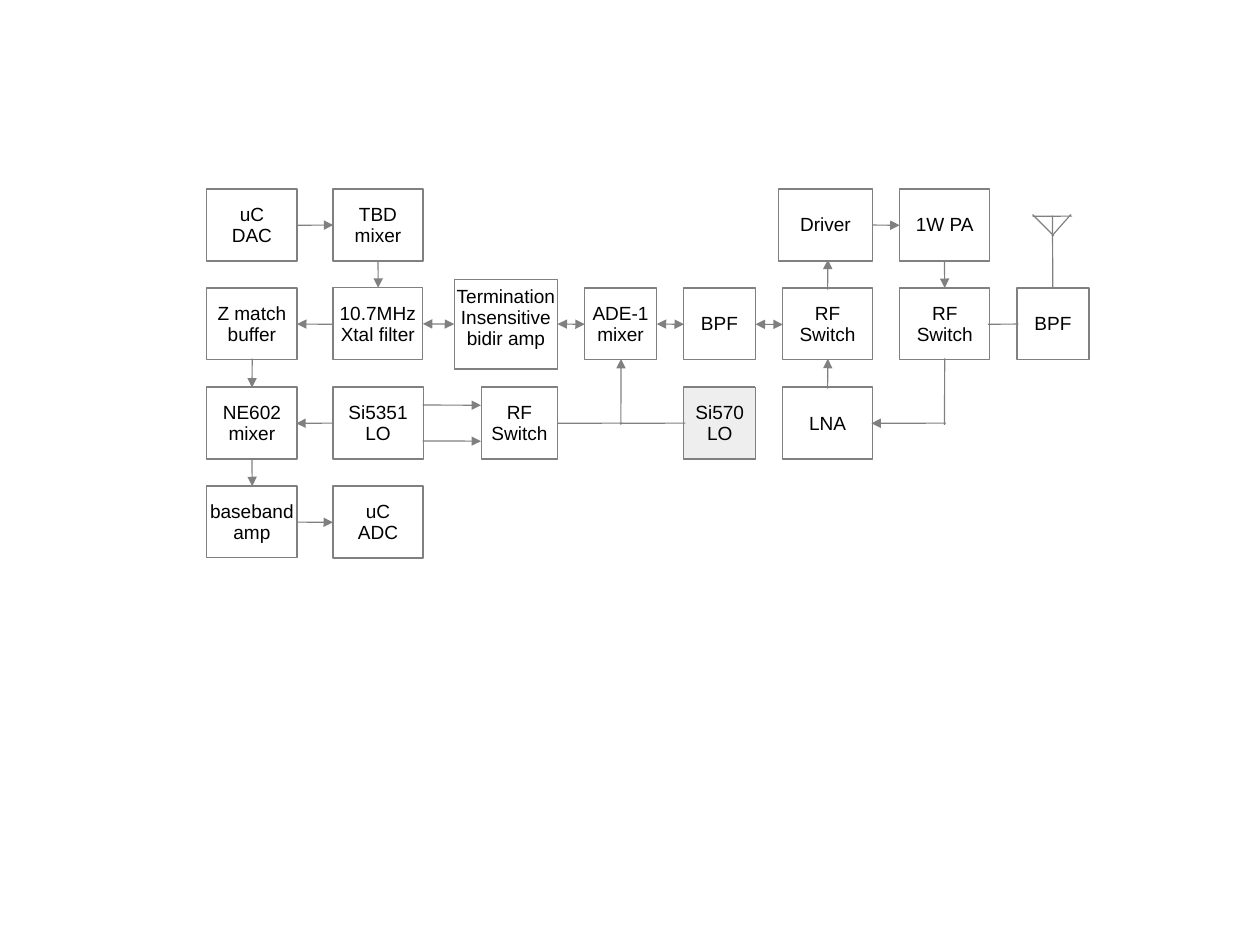
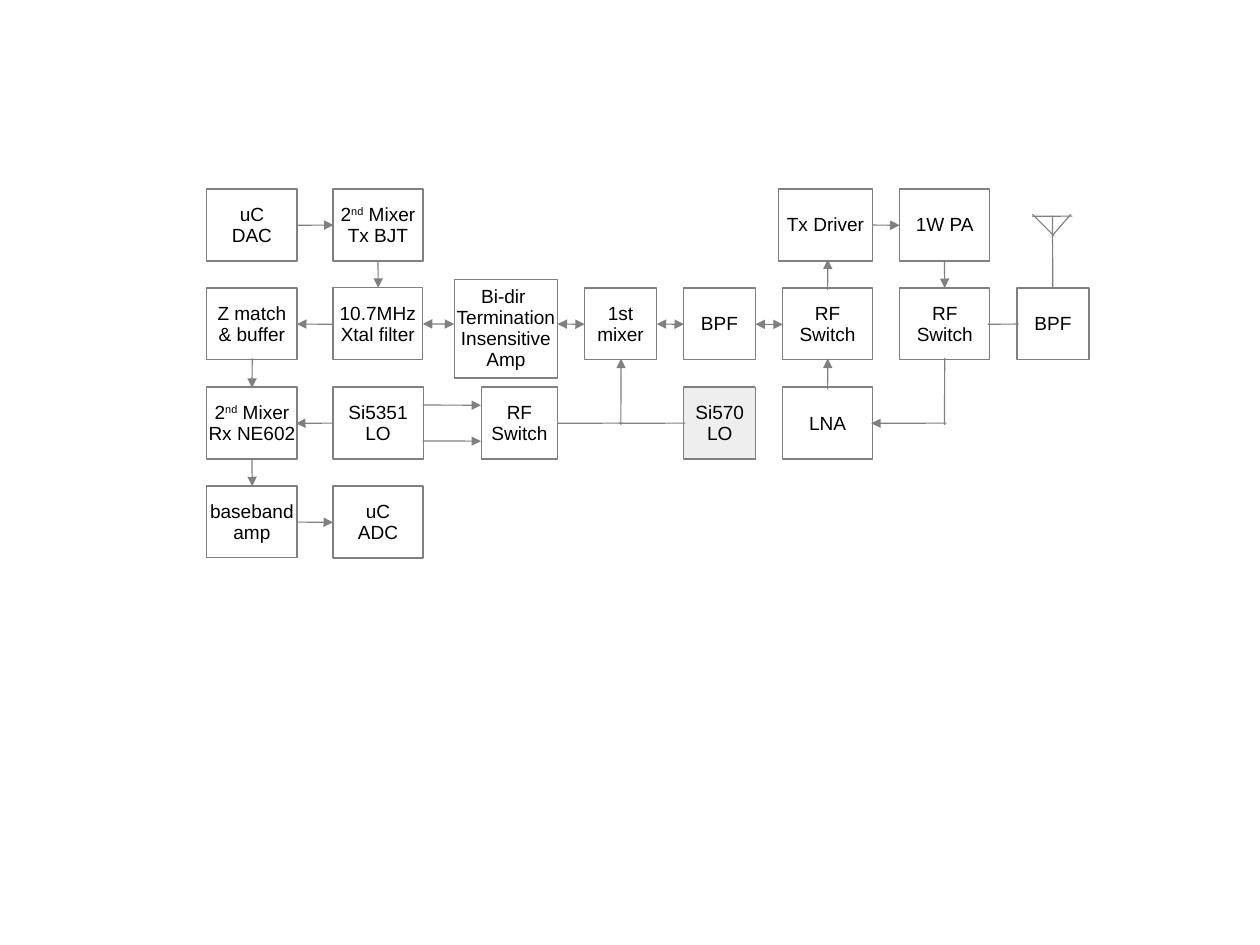
Before and after one commit to svn2github/Freetel, a slide deck: slide 3 of sm2000/doc/sm201- Block Diagram v0.1.ppt. Drawn at 1260x945 pixels with LibreOffice and Linux fonts; fonts in the diff are those of the drawing. Boxes give left, top, right and bottom in pixels: in the first picture for what was removed or moved away, otherwise in the second. Text is boxed around its words. In the diff, an @@ line names an element or a change of style, - is before the commit and + after.

```diff
--- a/sm2000/doc/sm201- Block Diagram v0.1.ppt
+++ b/sm2000/doc/sm201- Block Diagram v0.1.ppt
@@ text in rectangle at <box>348,207,415,242</box>: text changed @@
-TBD
-mixer
+2nd Mixer
+Tx BJT
@@ text in rectangle at <box>787,217,864,232</box>: text changed @@
-Driver
+Tx Driver
@@ rectangle "Bi-dir": place and size @@
-rectangle "Bi-dir" at <box>454,279,558,369</box>
+rectangle "Bi-dir" at <box>454,279,558,377</box>
@@ text in rectangle at <box>481,289,525,304</box>: paragraph added @@
+Bi-dir
@@ text in rectangle at <box>237,327,285,342</box>: text changed @@
-buffer
+& buffer
@@ text in rectangle at <box>608,307,633,320</box>: text changed @@
-ADE-1
+1st
@@ text in rectangle at <box>486,353,525,370</box>: text changed @@
-bidir amp
+Amp
@@ text in rectangle at <box>209,405,295,440</box>: text changed @@
-NE602
-mixer
+2nd Mixer
+Rx NE602
```
Also in this commit, not shown: 1 other file.
